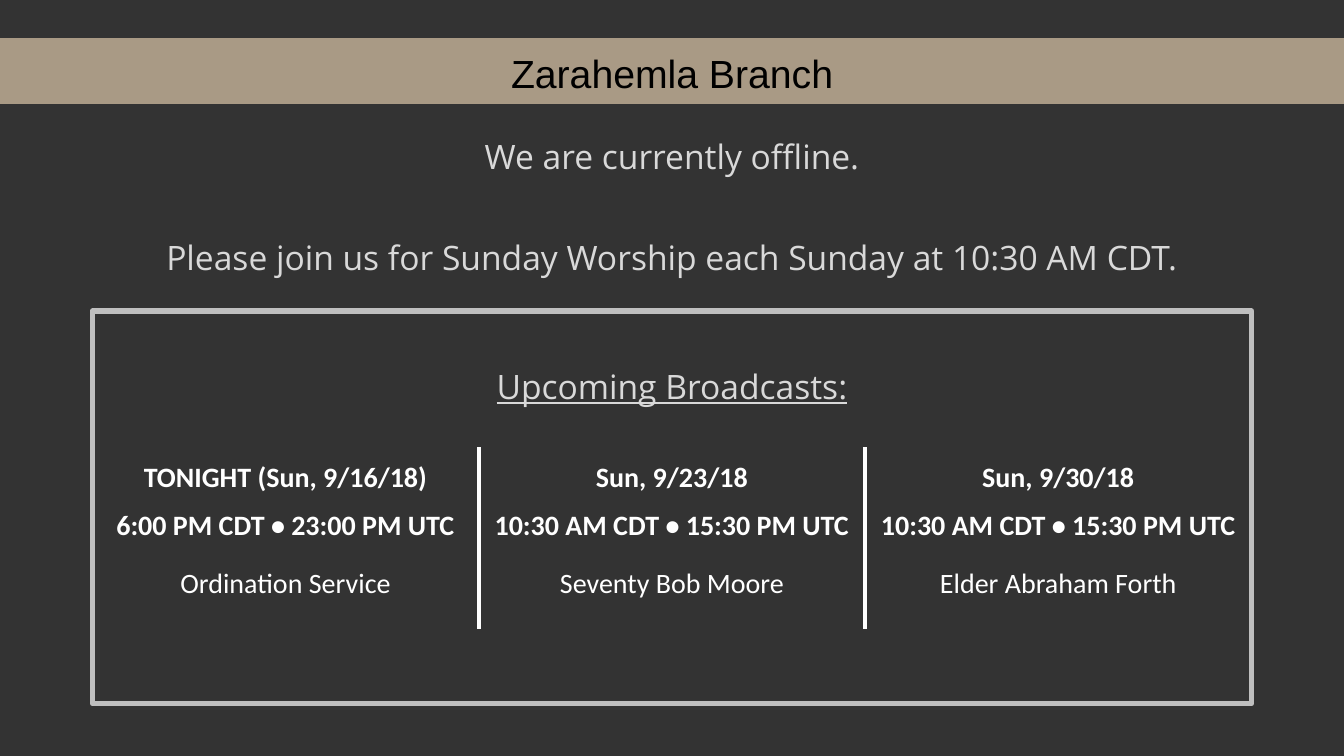
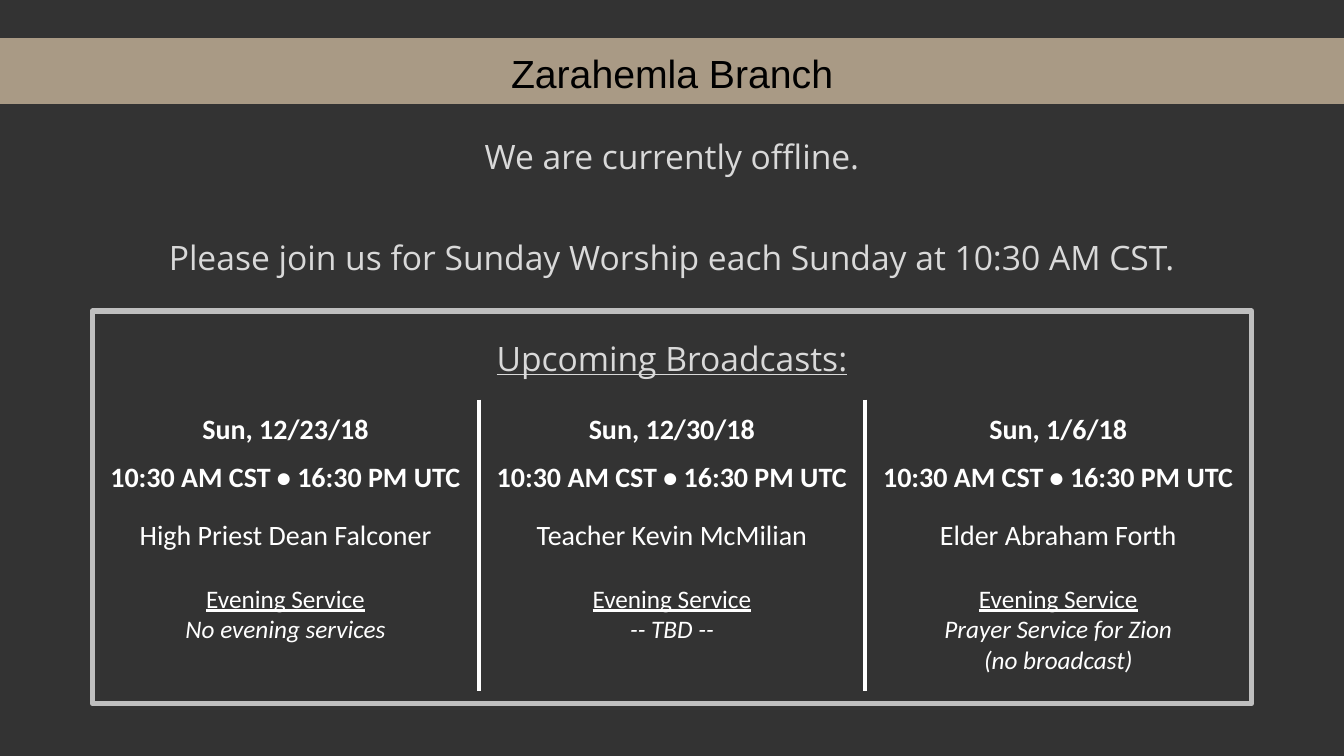
Before and after one commit to kevinmcmilian/ZarahemlaHymnPPTs, a slide deck: slide 1 of Offline Slide.pptx. Drawn at 1344x756 pixels with LibreOffice and Linux fonts; fonts in the diff are those of the drawing; background and template pictures are left out. Boxes give left, top, right and bottom in pixels: in the first picture for what was removed or moved away, otherwise in the second. Text is boxed around its words. In the diff, an @@ line names an element or a change of style, - is before the commit and + after.

```diff
--- a/Offline Slide.pptx
+++ b/Offline Slide.pptx
@@ text at [169,244,1174,278]: text changed @@
-Please join us for Sunday Worship each Sunday at 10:30 AM CDT.
+Please join us for Sunday Worship each Sunday at 10:30 AM CST.
@@ table at [93,399,1251,689] @@
-row 1: TONIGHT (Sun, 9/16/18) | Sun, 9/23/18 | Sun, 9/30/18
+row 1: Sun, 12/23/18 | Sun, 12/30/18 | Sun, 1/6/18
-row 2: 6:00 PM CDT • 23:00 PM UTC | 10:30 AM CDT • 15:30 PM UTC | 10:30 AM CDT • 15:30 PM UTC
+row 2: 10:30 AM CST • 16:30 PM UTC | 10:30 AM CST • 16:30 PM UTC | 10:30 AM CST • 16:30 PM UTC
-row 3: Ordination Service | Seventy Bob Moore | Elder Abraham Forth
+row 3: High Priest Dean Falconer / Evening Service / No evening services | Teacher Kevin McMilian / Evening Service / -- TBD -- | Elder Abraham Forth / Evening Service / Prayer Service for Zion / (no broadcast)
@@ table: place and size @@
-table at [93,448,1251,629]
+table at [93,399,1251,689]
```
Also in this commit, not shown: 3 other files.
